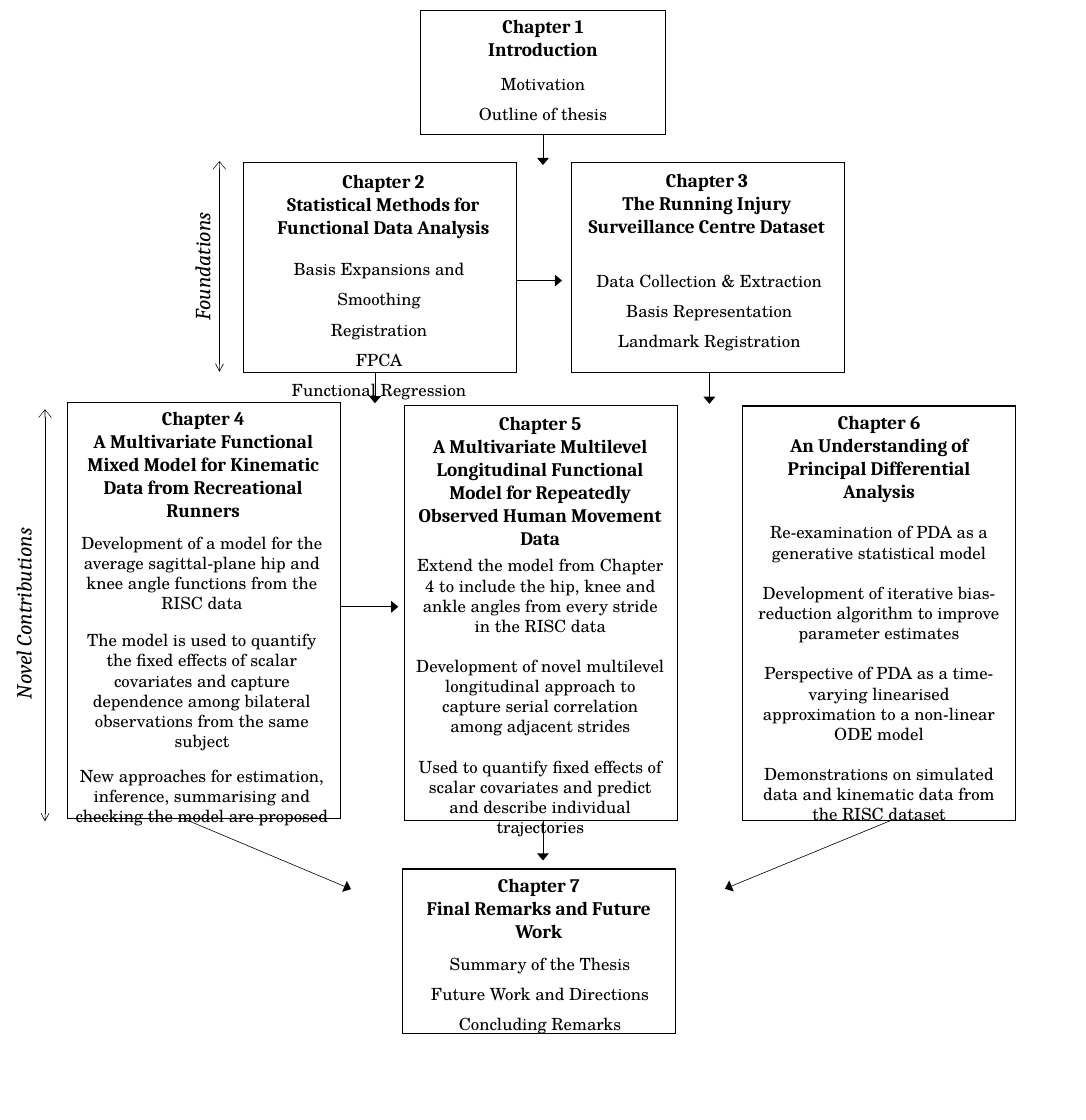
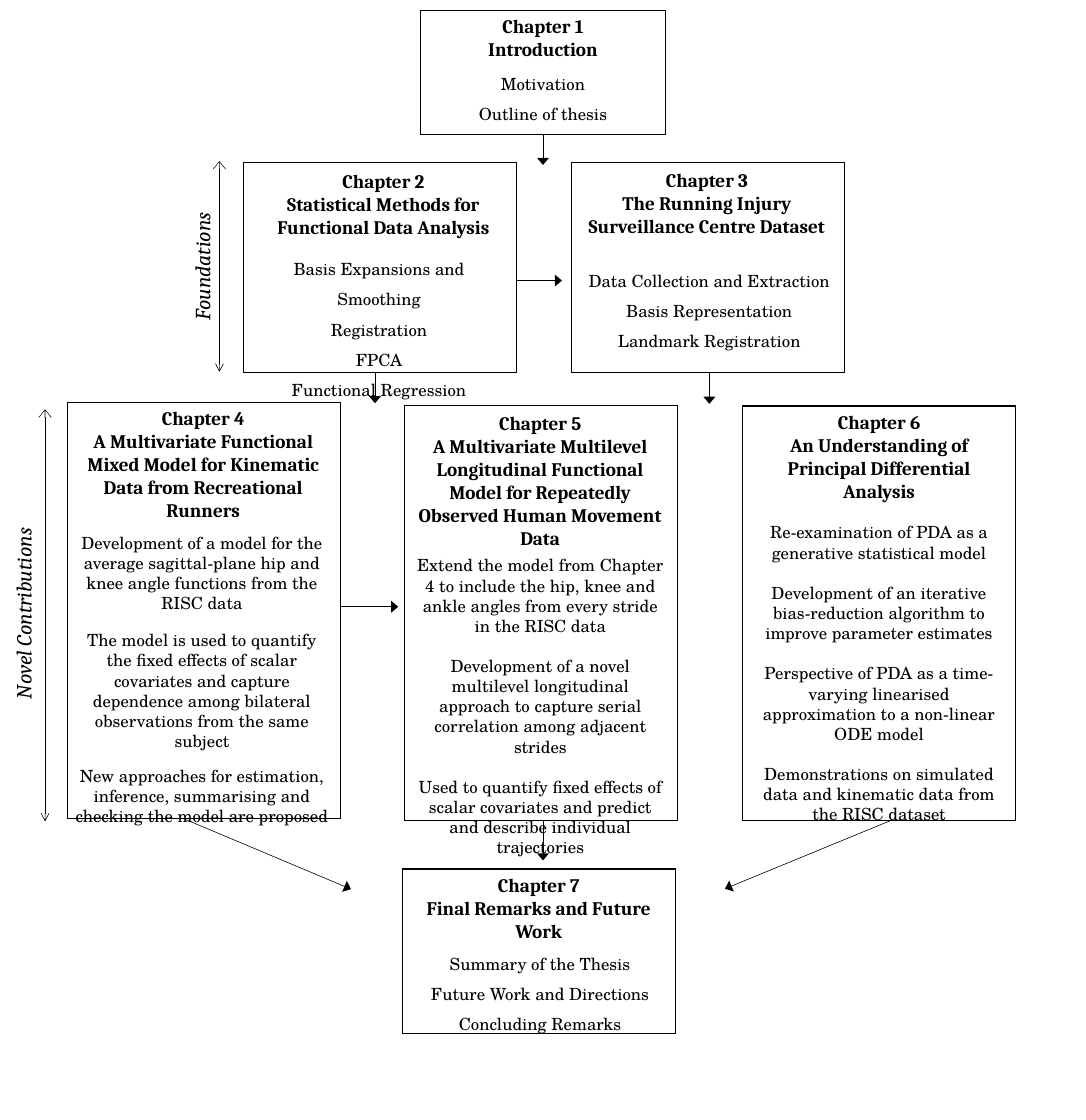
Before and after one commit to FAST-ULxNUIG/thesis-chapt-1-2, a slide deck: slide 1 of figures/outline-of-thesis-diagram.pptx. Drawn at 1086x1120 pixels with LibreOffice and Linux fonts; fonts in the diff are those of the drawing. Boxes give left, top, right and bottom in pixels: in the first picture for what was removed or moved away, otherwise in the second. Text is boxed around its words. In the diff, an @@ line names an element or a change of style, - is before the commit and + after.

```diff
--- a/figures/outline-of-thesis-diagram.pptx
+++ b/figures/outline-of-thesis-diagram.pptx
@@ text at bbox=[589, 274, 829, 288]: text changed @@
-Data Collection & Extraction
+Data Collection and Extraction
@@ text at bbox=[765, 586, 993, 643]: text changed @@
-Development of iterative bias-reduction algorithm to improve parameter estimates
+Development of an iterative bias-reduction algorithm to improve parameter estimates
@@ text at bbox=[434, 659, 646, 754]: text changed @@
-Development of novel multilevel longitudinal approach to capture serial correlation among adjacent strides
+Development of a novel multilevel longitudinal approach to capture serial correlation among adjacent strides
```
Also in this commit, not shown: 1 other file.
